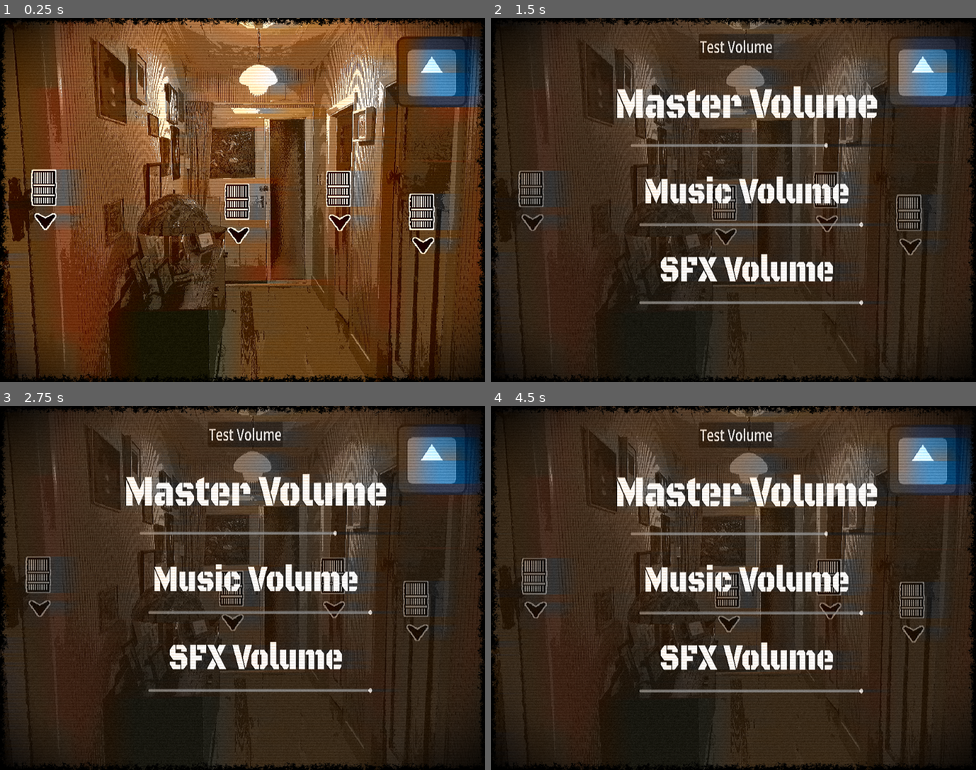
Above: before the commit, frames 1-4 (two rows, left to right).
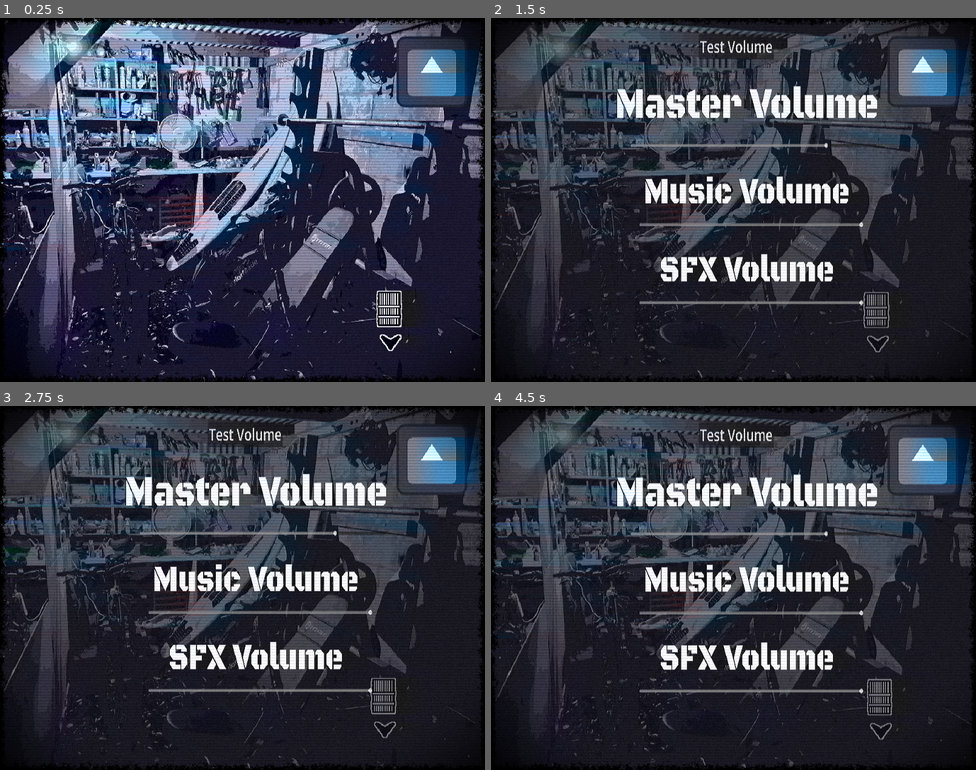
Above: after the commit, the same moments.

Repository: howarja/Vampire-Game
Game: Godot game, scene res://scenes/startScene.tscn
The game is run twice, just before and just after one commit, with the same random seed, the same clock (stepped at 60 frames per second) and the same inputs. This scene is started directly instead of the project's main scene. The engine's default icon, where the game draws it, is replaced by a stand-in: a white triangle on a blue panel in a dark square.
Inputs (mouse positions are in pixels of both pictures, inside the frame that each line leads up to):
- Up to frame 1 (0.25 s): no input
- Up to frame 2 (1.5 s): click (922, 72) at 0.5 s; click (825, 200) at 1.27 s
- Up to frame 3 (2.75 s): click (417, 606) at 2 s
- Up to frame 4 (4.5 s): click (723, 595) at 2.75 s; click (534, 580) at 3.5 s; click (835, 584) at 4.27 s

The runs differ from the first frame. In frame 1, 94% of the frame differs, in the area x 0-100%, y 0-100%; in frame 2, 67%; in frame 3, 67%; in frame 4, 67%.

Commit message:
characters are linked to data

Diff:
--- a/scenes/startScene.tscn
+++ b/scenes/startScene.tscn
@@ -48,6 +48,7 @@
 [ext_resource type="Resource" uid="uid://danc5xfmors2x" path="res://Characters/MaxFredrickson.tres" id="20_tulyn"]
 [ext_resource type="Resource" uid="uid://bdsbbiwnswj2h" path="res://Characters/BrunhildeStone.tres" id="21_ce0yk"]
 [ext_resource type="Texture2D" uid="uid://cghiky6m7jhx4" path="res://Sprites/Hand gun anim.png" id="21_nxs8g"]
+[ext_resource type="Resource" uid="uid://ddhh8vijouf8k" path="res://Characters/BillyBobbyJr.tres" id="22_1yf3i"]
 [ext_resource type="Resource" uid="uid://cln0iwyoodaps" path="res://Characters/VonPier.tres" id="23_2kk1b"]
 [ext_resource type="Resource" uid="uid://b4xlaq234u2cd" path="res://Characters/JefferyAndersonVampire.tres" id="25_2a0wb"]
 [ext_resource type="PackedScene" uid="uid://c7awdxtytslkh" path="res://scenes/phone.tscn" id="25_lqxam"]
@@ -419,6 +420,7 @@
 
 [node name="InteractableCharacter" type="Area2D" parent="CanvasLayer/Lounge" unique_id=656916129]
 script = ExtResource("3_ip4ey")
+currentCharacter = ExtResource("16_s8qox")
 
 [node name="Sprite2D" type="Sprite2D" parent="CanvasLayer/Lounge/InteractableCharacter" unique_id=22743380]
 texture = ExtResource("10_u732n")
@@ -429,6 +431,7 @@
 
 [node name="InteractableCharacter2" type="Area2D" parent="CanvasLayer/Lounge" unique_id=1841598684]
 script = ExtResource("3_ip4ey")
+currentCharacter = ExtResource("17_jr8db")
 
 [node name="Sprite2D" type="Sprite2D" parent="CanvasLayer/Lounge/InteractableCharacter2" unique_id=782526729]
 texture = ExtResource("11_jqr1d")
@@ -439,6 +442,7 @@
 
 [node name="InteractableCharacter3" type="Area2D" parent="CanvasLayer/Lounge" unique_id=1087782006]
 script = ExtResource("3_ip4ey")
+currentCharacter = ExtResource("28_7bw5e")
 
 [node name="Sprite2D" type="Sprite2D" parent="CanvasLayer/Lounge/InteractableCharacter3" unique_id=1417415536]
 texture = ExtResource("12_xs7yf")
@@ -449,6 +453,7 @@
 
 [node name="InteractableCharacter4" type="Area2D" parent="CanvasLayer/Lounge" unique_id=1203240665]
 script = ExtResource("3_ip4ey")
+currentCharacter = ExtResource("13_yhoku")
 
 [node name="Sprite2D" type="Sprite2D" parent="CanvasLayer/Lounge/InteractableCharacter4" unique_id=769401867]
 texture = ExtResource("13_jde52")
@@ -459,6 +464,7 @@
 
 [node name="InteractableCharacter5" type="Area2D" parent="CanvasLayer/Lounge" unique_id=99513005]
 script = ExtResource("3_ip4ey")
+currentCharacter = ExtResource("13_hado3")
 
 [node name="Sprite2D" type="Sprite2D" parent="CanvasLayer/Lounge/InteractableCharacter5" unique_id=1022929033]
 texture = ExtResource("14_b2oih")
@@ -469,6 +475,7 @@
 
 [node name="InteractableCharacter6" type="Area2D" parent="CanvasLayer/Lounge" unique_id=736375813]
 script = ExtResource("3_ip4ey")
+currentCharacter = ExtResource("12_x6vsl")
 
 [node name="Sprite2D" type="Sprite2D" parent="CanvasLayer/Lounge/InteractableCharacter6" unique_id=729367262]
 texture = ExtResource("15_xs7yf")
@@ -630,6 +637,7 @@
 
 [node name="InteractableCharacter7" type="Area2D" parent="CanvasLayer/Garage" unique_id=1874917329]
 script = ExtResource("3_ip4ey")
+currentCharacter = ExtResource("15_0smob")
 
 [node name="Sprite2D" type="Sprite2D" parent="CanvasLayer/Garage/InteractableCharacter7" unique_id=1601721267]
 texture = ExtResource("29_jde52")
@@ -640,6 +648,7 @@
 
 [node name="InteractableCharacter8" type="Area2D" parent="CanvasLayer/Garage" unique_id=420919012]
 script = ExtResource("3_ip4ey")
+currentCharacter = ExtResource("7_x3tw5")
 
 [node name="Sprite2D" type="Sprite2D" parent="CanvasLayer/Garage/InteractableCharacter8" unique_id=1344299151]
 texture = ExtResource("30_b2oih")
@@ -650,6 +659,7 @@
 
 [node name="InteractableCharacter9" type="Area2D" parent="CanvasLayer/Garage" unique_id=376519951]
 script = ExtResource("3_ip4ey")
+currentCharacter = ExtResource("20_tulyn")
 
 [node name="Sprite2D" type="Sprite2D" parent="CanvasLayer/Garage/InteractableCharacter9" unique_id=1147716020]
 texture = ExtResource("31_0mfjb")
@@ -660,6 +670,7 @@
 
 [node name="InteractableCharacter10" type="Area2D" parent="CanvasLayer/Garage" unique_id=739749733]
 script = ExtResource("3_ip4ey")
+currentCharacter = ExtResource("19_kav1b")
 
 [node name="Sprite2D" type="Sprite2D" parent="CanvasLayer/Garage/InteractableCharacter10" unique_id=509126745]
 texture = ExtResource("32_yqlca")
@@ -670,6 +681,7 @@
 
 [node name="InteractableCharacter11" type="Area2D" parent="CanvasLayer/Garage" unique_id=793108238]
 script = ExtResource("3_ip4ey")
+currentCharacter = ExtResource("10_sussc")
 
 [node name="Sprite2D" type="Sprite2D" parent="CanvasLayer/Garage/InteractableCharacter11" unique_id=1481931211]
 texture = ExtResource("33_jn3cd")
@@ -680,6 +692,7 @@
 
 [node name="InteractableCharacter12" type="Area2D" parent="CanvasLayer/Garage" unique_id=385038915]
 script = ExtResource("3_ip4ey")
+currentCharacter = ExtResource("11_frb8m")
 
 [node name="Sprite2D" type="Sprite2D" parent="CanvasLayer/Garage/InteractableCharacter12" unique_id=1793006857]
 texture = ExtResource("34_mevlm")
@@ -690,6 +703,7 @@
 
 [node name="InteractableCharacter13" type="Area2D" parent="CanvasLayer/Garage" unique_id=1231971160]
 script = ExtResource("3_ip4ey")
+currentCharacter = ExtResource("22_1yf3i")
 
 [node name="Sprite2D" type="Sprite2D" parent="CanvasLayer/Garage/InteractableCharacter13" unique_id=1177189961]
 texture = ExtResource("35_l0mc2")
@@ -700,6 +714,7 @@
 
 [node name="InteractableCharacter14" type="Area2D" parent="CanvasLayer/Garage" unique_id=879521536]
 script = ExtResource("3_ip4ey")
+currentCharacter = ExtResource("9_dya7i")
 
 [node name="Sprite2D" type="Sprite2D" parent="CanvasLayer/Garage/InteractableCharacter14" unique_id=936392144]
 texture = ExtResource("36_x3tw5")
@@ -710,6 +725,7 @@
 
 [node name="InteractableCharacter15" type="Area2D" parent="CanvasLayer/Garage" unique_id=1924381713]
 script = ExtResource("3_ip4ey")
+currentCharacter = ExtResource("21_ce0yk")
 
 [node name="Sprite2D" type="Sprite2D" parent="CanvasLayer/Garage/InteractableCharacter15" unique_id=1497764700]
 texture = ExtResource("37_nlj8h")
@@ -719,7 +735,6 @@
 shape = SubResource("CircleShape2D_3xd07")
 
 [node name="Basement" type="Sprite2D" parent="CanvasLayer" unique_id=174614199 node_paths=PackedStringArray("movementButtons")]
-visible = false
 scale = Vector2(1.1, 1.1)
 texture = ExtResource("6_avnbb")
 script = ExtResource("8_f32hw")
@@ -739,6 +754,7 @@
 
 [node name="InteractableCharacter16" type="Area2D" parent="CanvasLayer/Basement" unique_id=1019637325]
 script = ExtResource("3_ip4ey")
+currentCharacter = ExtResource("6_judpu")
 
 [node name="Sprite2D" type="Sprite2D" parent="CanvasLayer/Basement/InteractableCharacter16" unique_id=1989212685]
 texture = ExtResource("39_dya7i")
@@ -749,6 +765,7 @@
 
 [node name="InteractableCharacter17" type="Area2D" parent="CanvasLayer/Basement" unique_id=699019801]
 script = ExtResource("3_ip4ey")
+currentCharacter = ExtResource("8_nlj8h")
 
 [node name="Sprite2D" type="Sprite2D" parent="CanvasLayer/Basement/InteractableCharacter17" unique_id=144851562]
 texture = ExtResource("40_sussc")
@@ -759,6 +776,7 @@
 
 [node name="InteractableCharacter18" type="Area2D" parent="CanvasLayer/Basement" unique_id=2047766395]
 script = ExtResource("3_ip4ey")
+currentCharacter = ExtResource("5_wbdqt")
 
 [node name="Sprite2D" type="Sprite2D" parent="CanvasLayer/Basement/InteractableCharacter18" unique_id=787803059]
 texture = ExtResource("41_frb8m")
@@ -769,6 +787,7 @@
 
 [node name="InteractableCharacter19" type="Area2D" parent="CanvasLayer/Basement" unique_id=1919882017]
 script = ExtResource("3_ip4ey")
+currentCharacter = ExtResource("23_2kk1b")
 
 [node name="Sprite2D" type="Sprite2D" parent="CanvasLayer/Basement/InteractableCharacter19" unique_id=558010024]
 texture = ExtResource("42_dya7i")
@@ -779,6 +798,7 @@
 
 [node name="InteractableCharacter20" type="Area2D" parent="CanvasLayer/Basement" unique_id=606103486]
 script = ExtResource("3_ip4ey")
+currentCharacter = ExtResource("25_2a0wb")
 
 [node name="Sprite2D" type="Sprite2D" parent="CanvasLayer/Basement/InteractableCharacter20" unique_id=1872902281]
 texture = ExtResource("43_sussc")
@@ -869,6 +889,7 @@
 
 [node name="InteractableCharacter16" type="Area2D" parent="CanvasLayer/Kitchen" unique_id=1238769231]
 script = ExtResource("3_ip4ey")
+currentCharacter = ExtResource("18_4qcbm")
 
 [node name="Sprite2D" type="Sprite2D" parent="CanvasLayer/Kitchen/InteractableCharacter16" unique_id=1843707180]
 texture = ExtResource("45_frb8m")
@@ -879,6 +900,7 @@
 
 [node name="InteractableCharacter17" type="Area2D" parent="CanvasLayer/Kitchen" unique_id=448071690]
 script = ExtResource("3_ip4ey")
+currentCharacter = ExtResource("14_03vgi")
 
 [node name="Sprite2D" type="Sprite2D" parent="CanvasLayer/Kitchen/InteractableCharacter17" unique_id=1883967492]
 texture = ExtResource("46_x6vsl")
@@ -889,6 +911,7 @@
 
 [node name="InteractableCharacter18" type="Area2D" parent="CanvasLayer/Kitchen" unique_id=1373793539]
 script = ExtResource("3_ip4ey")
+currentCharacter = ExtResource("27_2xysg")
 
 [node name="Sprite2D" type="Sprite2D" parent="CanvasLayer/Kitchen/InteractableCharacter18" unique_id=722204449]
 texture = ExtResource("47_yhoku")
